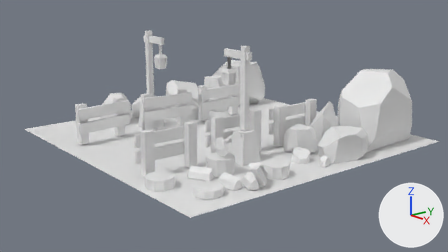
What one commit did to the Blender file portal.blend.
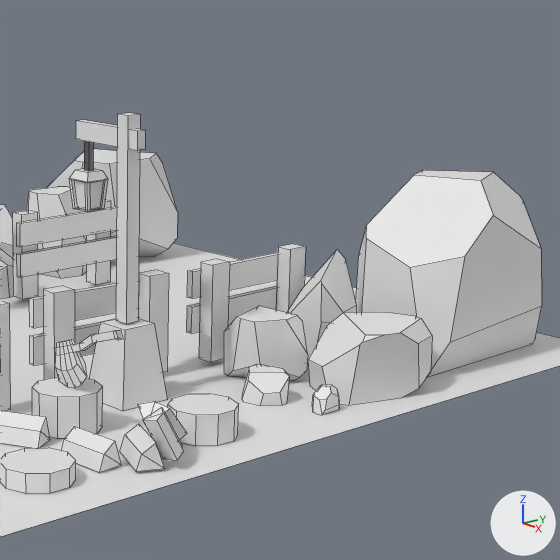
Each version appears first from the file's camera 'Camera', and next in a close-up on the part from 43% to 94% of the width and 0% to 90% of the height. Every picture has the same lights, and +X, +Y and +Z are marked at lower right. The close-ups show mesh edges as thin lines.

The first close-up shows 'FenceL3', 'FenceR2', 'FenceR3', 'Floor', 'LampBase', 'LampPole', 'RockL1-4', 'RockR1-3', 'RockR2-2', 'RockR3-1', 'RockR4-4', 'Trunk3'.
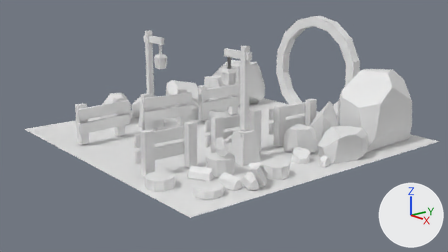
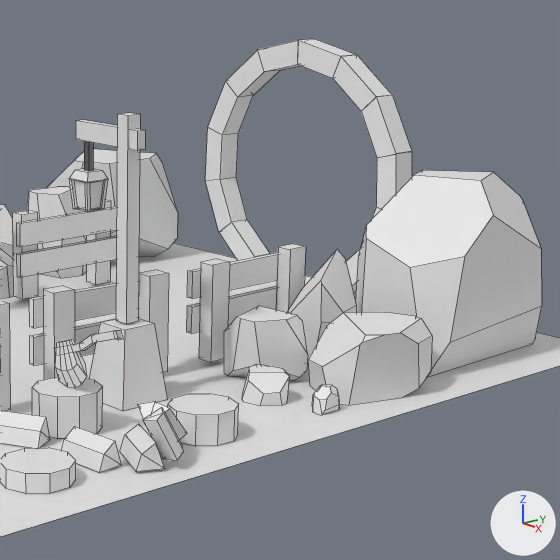
Commit message: add gate/portal bricks/circle

Changed parts and their boxes (x1, y1, x2, y2) in the close-ups (560 x 560 px):
'GateBrick4', added
    after: (361, 95, 412, 158)
'GateBrick5', added
    after: (333, 55, 392, 111)
'GateBrick10', added
    after: (205, 128, 238, 181)
'GateBrick11', added
    after: (206, 177, 247, 232)
'GateBrick3', added
    after: (376, 152, 412, 209)
'GateBrick9', added
    after: (208, 82, 253, 135)
'GateBrick6', added
    after: (298, 39, 356, 78)
'GateBrick12', added
    after: (219, 220, 270, 260)
'GateBrick8', added
    after: (226, 50, 280, 97)
'GateBrick7', added
    after: (258, 39, 308, 72)
'GateBrick1', added
    after: (346, 249, 360, 293)
'GateBrick2', added
    after: (372, 207, 381, 219)

The change, as a diff of the scene's bpy script:
```diff
--- a/portal.blend.py
+++ b/portal.blend.py
@@ me_cube_029 @@
+me_cube_029.from_pydata([(0.182, 0.089, -0.821), (0.221, 0.089, -0.999), (0.182, -0.089, -0.821), (0.221, -0.089, -0.999), (-0.182, 0.089, -0.821), (-0.221, 0.089, -0.999), (-0.182, -0.089, -0.821), (-0.221, -0.089, -0.999)], [], [(0, 1, 3, 2), (2, 3, 7, 6), (6, 7, 5, 4), (4, 5, 1, 0), (2, 6, 4, 0), (7, 3, 1, 5)])
@@ ob_gatebrick12 @@
+ob_gatebrick12 = bpy.data.objects.new('GateBrick12', me_cube_029)
+ob_gatebrick12.location = (-0.05, 1.803, 0.697)
+ob_gatebrick12.rotation_euler = (0.0, 0.725, 0.0)  # degrees (0, 42, 0)
+ob_gatebrick12.scale = (0.78, 0.78, 0.78)
@@ ob_gatebrick11 @@
+ob_gatebrick11 = bpy.data.objects.new('GateBrick11', me_cube_029)
+ob_gatebrick11.location = (-0.05, 1.803, 0.697)
+ob_gatebrick11.rotation_euler = (-3.142, -4.303, 3.142)  # degrees (-180, -247, 180)
+ob_gatebrick11.scale = (0.78, 0.78, 0.78)
@@ ob_gatebrick10 @@
+ob_gatebrick10 = bpy.data.objects.new('GateBrick10', me_cube_029)
+ob_gatebrick10.location = (-0.05, 1.803, 0.697)
+ob_gatebrick10.rotation_euler = (-3.142, -4.741, 3.142)  # degrees (-180, -272, 180)
+ob_gatebrick10.scale = (0.78, 0.78, 0.78)
@@ ob_gatebrick9 @@
+ob_gatebrick9 = bpy.data.objects.new('GateBrick9', me_cube_029)
+ob_gatebrick9.location = (-0.05, 1.803, 0.697)
+ob_gatebrick9.rotation_euler = (0.0, -4.247, 0.0)  # degrees (0, -243, 0)
+ob_gatebrick9.scale = (0.78, 0.78, 0.78)
@@ ob_gatebrick8 @@
+ob_gatebrick8 = bpy.data.objects.new('GateBrick8', me_cube_029)
+ob_gatebrick8.location = (-0.05, 1.803, 0.697)
+ob_gatebrick8.rotation_euler = (-3.142, -5.615, 3.142)  # degrees (-180, -322, 180)
+ob_gatebrick8.scale = (0.78, 0.78, 0.78)
@@ ob_gatebrick7 @@
+ob_gatebrick7 = bpy.data.objects.new('GateBrick7', me_cube_029)
+ob_gatebrick7.location = (-0.05, 1.803, 0.697)
+ob_gatebrick7.rotation_euler = (0.0, 2.91, 0.0)  # degrees (0, 167, 0)
+ob_gatebrick7.scale = (0.78, 0.78, 0.78)
@@ ob_gatebrick6 @@
+ob_gatebrick6 = bpy.data.objects.new('GateBrick6', me_cube_029)
+ob_gatebrick6.location = (-0.05, 1.803, 0.697)
+ob_gatebrick6.rotation_euler = (0.0, 3.347, 0.0)  # degrees (0, 192, 0)
+ob_gatebrick6.scale = (0.78, 0.78, 0.78)
@@ ob_gatebrick5 @@
+ob_gatebrick5 = bpy.data.objects.new('GateBrick5', me_cube_029)
+ob_gatebrick5.location = (-0.05, 1.803, 0.697)
+ob_gatebrick5.rotation_euler = (0.0, 3.785, 0.0)  # degrees (0, 217, 0)
+ob_gatebrick5.scale = (0.78, 0.78, 0.78)
@@ ob_gatebrick4 @@
+ob_gatebrick4 = bpy.data.objects.new('GateBrick4', me_cube_029)
+ob_gatebrick4.location = (-0.05, 1.803, 0.697)
+ob_gatebrick4.rotation_euler = (3.142, -1.08, 3.142)  # degrees (180, -62, 180)
+ob_gatebrick4.scale = (0.78, 0.78, 0.78)
@@ ob_gatebrick3 @@
+ob_gatebrick3 = bpy.data.objects.new('GateBrick3', me_cube_029)
+ob_gatebrick3.location = (-0.05, 1.803, 0.697)
+ob_gatebrick3.rotation_euler = (0.0, -1.624, 0.0)  # degrees (0, -93, 0)
+ob_gatebrick3.scale = (0.78, 0.78, 0.78)
@@ ob_gatebrick2 @@
+ob_gatebrick2 = bpy.data.objects.new('GateBrick2', me_cube_029)
+ob_gatebrick2.location = (-0.05, 1.803, 0.697)
+ob_gatebrick2.rotation_euler = (0.0, -1.187, 0.0)  # degrees (0, -68, 0)
+ob_gatebrick2.scale = (0.78, 0.78, 0.78)
@@ ob_gatebrick1 @@
+ob_gatebrick1 = bpy.data.objects.new('GateBrick1', me_cube_029)
+ob_gatebrick1.location = (-0.05, 1.803, 0.697)
+ob_gatebrick1.rotation_euler = (0.0, -0.75, 0.0)  # degrees (0, -43, 0)
+ob_gatebrick1.scale = (0.78, 0.78, 0.78)
```
